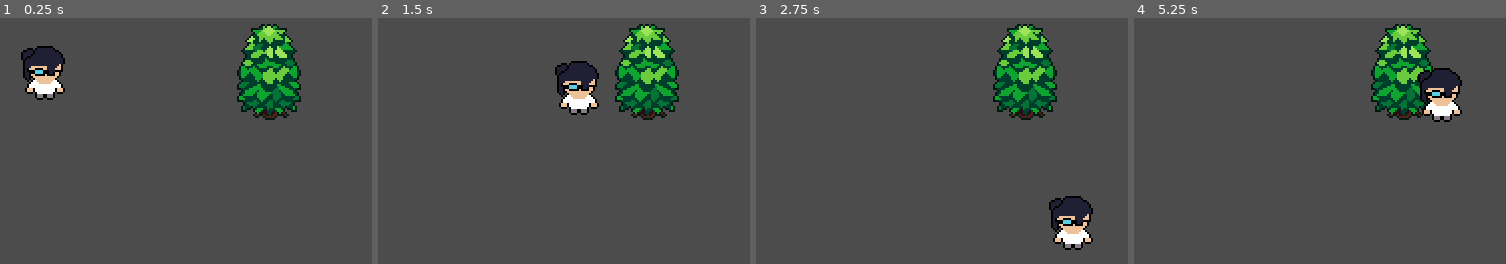
Above: before the commit, frames 1-4 (left to right).
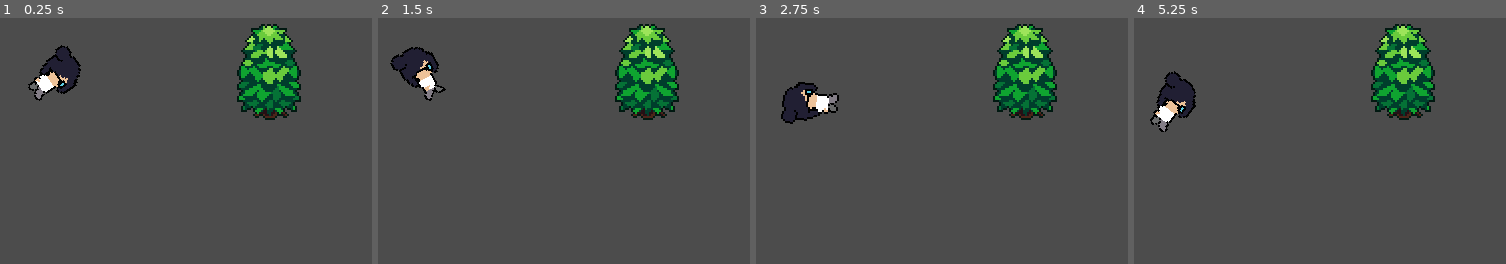
Above: after the commit, the same moments.

Repository: rafflezs/testActionRpg
Game: Godot game, scene res://World.tscn
Same seed, same stepped clock (60 frames per second), same inputs: the game is played once before the commit and once after it.
Inputs (mouse positions are in pixels of both pictures, inside the frame that each line leads up to):
- Up to frame 1 (0.25 s): no input
- Up to frame 2 (1.5 s): tap Enter at 0.5 s; move the mouse to (571, 84) at 0.52 s; hold Right (ui_right) 0.53-1.28 s; move the mouse to (outside the picture) at 1.27 s; hold Down (ui_down) from 1.28 s (still down)
- Up to frame 3 (2.75 s): move the mouse to (871, 22) at 2.02 s; release Down (ui_down) at 2.03 s; hold Right (ui_right) from 2.03 s (still down)
- Up to frame 4 (5.25 s): move the mouse to (1152, 175) at 2.77 s; release Right (ui_right) at 2.78 s; hold Up (ui_up) 2.78-3.53 s; move the mouse to (1379, 158) at 3.52 s; hold Left (ui_left) 3.53-5.03 s; move the mouse to (outside the picture) at 4.27 s; move the mouse to (1219, 104) at 5.02 s; hold Down (ui_down) from 5.03 s (still down)

The runs differ from the first frame. In frame 1, 2.3% of the frame differs, in the area x 5-22%, y 10-34%; in frame 2, 3.7%; in frame 3, 3.8%, in the area x 6-91%, y 26-95%; in frame 4, 3.8%.

Commit message:
Rebuilding the sprite system

Diff:
--- a/Player/Player.gd
+++ b/Player/Player.gd
@@ -2,14 +2,16 @@
 
 const FRICTION = 500
 const ACCELERATION = 500
-const MAX_SPEED = 100
+const MAX_SPEED = 95
 var velocity = Vector2.ZERO
+
+onready var animation_player = $AnimationPlayer
 
 func _physics_process(delta):
 
 	var _input_vector = Vector2.ZERO
-	_input_vector.x = (Input.get_action_strength("ui_right") - Input.get_action_strength("ui_left"))
-	_input_vector.y = (Input.get_action_strength("ui_down") - Input.get_action_strength("ui_up"))
+	_input_vector.x = (Input.get_action_strength("right") - Input.get_action_strength("left"))
+	_input_vector.y = (Input.get_action_strength("down") - Input.get_action_strength("up"))
 	_input_vector = _input_vector.normalized()
 
 	if _input_vector != Vector2.ZERO:
@@ -18,3 +20,12 @@
 		velocity = velocity.move_toward(Vector2.ZERO, FRICTION * delta)
 
 	velocity = move_and_slide(velocity)
+
+	var mouse_position = get_viewport().get_mouse_position()
+	var direction = (mouse_position - self.position).normalized()
+	var new_angle = PI + atan2(direction.y, direction.x)
+	self.rotation = new_angle
+
+	$Sprite.look_at(get_global_mouse_position())
+	$Sprite.rotation -= PI
+	$Sprite.rotation = new_angle
--- a/Player/Player.tscn
+++ b/Player/Player.tscn
@@ -1,21 +1,215 @@
-[gd_scene load_steps=4 format=2]
-
-[ext_resource path="res://Player/Sprite-0002.png" type="Texture" id=1]
+[gd_scene load_steps=22 format=2]
+
+[ext_resource path="res://Player/JocelynWalk.png" type="Texture" id=1]
 [ext_resource path="res://Player/Player.gd" type="Script" id=2]
 
 [sub_resource type="CapsuleShape2D" id=1]
 radius = 7.90912
-height = 3.22837
+height = 7.17655
+
+[sub_resource type="Animation" id=2]
+resource_name = "Idle_Down"
+length = 0.1
+tracks/0/type = "value"
+tracks/0/path = NodePath("Sprite:frame")
+tracks/0/interp = 1
+tracks/0/loop_wrap = true
+tracks/0/imported = false
+tracks/0/enabled = true
+tracks/0/keys = {
+"times": PoolRealArray( 0 ),
+"transitions": PoolRealArray( 1 ),
+"update": 1,
+"values": [ 0 ]
+}
+
+[sub_resource type="Animation" id=8]
+resource_name = "Idle_Left"
+length = 0.1
+tracks/0/type = "value"
+tracks/0/path = NodePath("Sprite:frame")
+tracks/0/interp = 1
+tracks/0/loop_wrap = true
+tracks/0/imported = false
+tracks/0/enabled = true
+tracks/0/keys = {
+"times": PoolRealArray( 0 ),
+"transitions": PoolRealArray( 1 ),
+"update": 1,
+"values": [ 15 ]
+}
+
+[sub_resource type="Animation" id=3]
+resource_name = "Idle_Right"
+length = 0.1
+tracks/0/type = "value"
+tracks/0/path = NodePath("Sprite:frame")
+tracks/0/interp = 1
+tracks/0/loop_wrap = true
+tracks/0/imported = false
+tracks/0/enabled = true
+tracks/0/keys = {
+"times": PoolRealArray( 0 ),
+"transitions": PoolRealArray( 1 ),
+"update": 1,
+"values": [ 5 ]
+}
+
+[sub_resource type="Animation" id=9]
+resource_name = "Idle_Up"
+length = 0.1
+tracks/0/type = "value"
+tracks/0/path = NodePath("Sprite:frame")
+tracks/0/interp = 1
+tracks/0/loop_wrap = true
+tracks/0/imported = false
+tracks/0/enabled = true
+tracks/0/keys = {
+"times": PoolRealArray( 0 ),
+"transitions": PoolRealArray( 1 ),
+"update": 1,
+"values": [ 10 ]
+}
+
+[sub_resource type="Animation" id=4]
+resource_name = "Walk_Down"
+length = 0.5
+loop = true
+tracks/0/type = "value"
+tracks/0/path = NodePath("Sprite:frame")
+tracks/0/interp = 1
+tracks/0/loop_wrap = true
+tracks/0/imported = false
+tracks/0/enabled = true
+tracks/0/keys = {
+"times": PoolRealArray( 0, 0.1, 0.2, 0.3, 0.4 ),
+"transitions": PoolRealArray( 1, 1, 1, 1, 1 ),
+"update": 1,
+"values": [ 1, 2, 3, 2, 0 ]
+}
+
+[sub_resource type="Animation" id=5]
+resource_name = "Walk_Left"
+length = 0.5
+loop = true
+tracks/0/type = "value"
+tracks/0/path = NodePath("Sprite:frame")
+tracks/0/interp = 1
+tracks/0/loop_wrap = true
+tracks/0/imported = false
+tracks/0/enabled = true
+tracks/0/keys = {
+"times": PoolRealArray( 0, 0.1, 0.2, 0.3, 0.4 ),
+"transitions": PoolRealArray( 1, 1, 1, 1, 1 ),
+"update": 1,
+"values": [ 16, 17, 18, 17, 15 ]
+}
+
+[sub_resource type="Animation" id=6]
+resource_name = "Walk_Right"
+length = 0.5
+loop = true
+tracks/0/type = "value"
+tracks/0/path = NodePath("Sprite:frame")
+tracks/0/interp = 1
+tracks/0/loop_wrap = true
+tracks/0/imported = false
+tracks/0/enabled = true
+tracks/0/keys = {
+"times": PoolRealArray( 0, 0.1, 0.2, 0.3, 0.4 ),
+"transitions": PoolRealArray( 1, 1, 1, 1, 1 ),
+"update": 1,
+"values": [ 6, 7, 8, 7, 5 ]
+}
+
+[sub_resource type="Animation" id=7]
+resource_name = "Walk_Up"
+length = 0.5
+loop = true
+tracks/0/type = "value"
+tracks/0/path = NodePath("Sprite:frame")
+tracks/0/interp = 1
+tracks/0/loop_wrap = true
+tracks/0/imported = false
+tracks/0/enabled = true
+tracks/0/keys = {
+"times": PoolRealArray( 0, 0.1, 0.2, 0.3, 0.4 ),
+"transitions": PoolRealArray( 1, 1, 1, 1, 1 ),
+"update": 1,
+"values": [ 11, 12, 13, 12, 10 ]
+}
+
+[sub_resource type="AnimationNodeAnimation" id=10]
+animation = "Idle_Down"
+
+[sub_resource type="AnimationNodeAnimation" id=11]
+animation = "Idle_Left"
+
+[sub_resource type="AnimationNodeAnimation" id=12]
+animation = "Idle_Right"
+
+[sub_resource type="AnimationNodeAnimation" id=13]
+animation = "Idle_Up"
+
+[sub_resource type="AnimationNodeAnimation" id=14]
+animation = "Walk_Down"
+
+[sub_resource type="AnimationNodeAnimation" id=15]
+animation = "Walk_Left"
+
+[sub_resource type="AnimationNodeAnimation" id=16]
+animation = "Walk_Right"
+
+[sub_resource type="AnimationNodeAnimation" id=17]
+animation = "Walk_Up"
+
+[sub_resource type="AnimationNodeStateMachine" id=18]
+states/Idle_Down/node = SubResource( 10 )
+states/Idle_Down/position = Vector2( 645, 45 )
+states/Idle_Left/node = SubResource( 11 )
+states/Idle_Left/position = Vector2( 874, 45 )
+states/Idle_Right/node = SubResource( 12 )
+states/Idle_Right/position = Vector2( 431, 45 )
+states/Idle_Up/node = SubResource( 13 )
+states/Idle_Up/position = Vector2( 214, 45 )
+states/Walk_Down/node = SubResource( 14 )
+states/Walk_Down/position = Vector2( 645, 154 )
+states/Walk_Left/node = SubResource( 15 )
+states/Walk_Left/position = Vector2( 874, 154 )
+states/Walk_Right/node = SubResource( 16 )
+states/Walk_Right/position = Vector2( 431, 154 )
+states/Walk_Up/node = SubResource( 17 )
+states/Walk_Up/position = Vector2( 214, 154 )
+start_node = "Idle_Up"
+
+[sub_resource type="AnimationNodeStateMachinePlayback" id=19]
 
 [node name="Player" type="KinematicBody2D"]
 script = ExtResource( 2 )
 
 [node name="Sprite" type="Sprite" parent="."]
-position = Vector2( 0, -8 )
+position = Vector2( 1, -8 )
 texture = ExtResource( 1 )
-hframes = 3
-vframes = 3
+hframes = 20
+frame = 13
 
 [node name="CollisionShape2D" type="CollisionShape2D" parent="."]
-position = Vector2( -0.208344, -7.99805 )
+position = Vector2( 0.123095, -8.77542 )
 shape = SubResource( 1 )
+
+[node name="AnimationPlayer" type="AnimationPlayer" parent="."]
+autoplay = "Walk_Right"
+anims/Idle_Down = SubResource( 2 )
+anims/Idle_Left = SubResource( 8 )
+anims/Idle_Right = SubResource( 3 )
+anims/Idle_Up = SubResource( 9 )
+anims/Walk_Down = SubResource( 4 )
+anims/Walk_Left = SubResource( 5 )
+anims/Walk_Right = SubResource( 6 )
+anims/Walk_Up = SubResource( 7 )
+
+[node name="AnimationTree" type="AnimationTree" parent="."]
+tree_root = SubResource( 18 )
+anim_player = NodePath("../AnimationPlayer")
+active = true
+parameters/playback = SubResource( 19 )
--- a/project.godot
+++ b/project.godot
@@ -22,6 +22,29 @@
 window/size/test_height=720
 window/stretch/mode="2d"
 
+[input]
+
+up={
+"deadzone": 0.5,
+"events": [ Object(InputEventKey,"resource_local_to_scene":false,"resource_name":"","device":0,"alt":false,"shift":false,"control":false,"meta":false,"command":false,"pressed":false,"scancode":87,"unicode":0,"echo":false,"script":null)
+ ]
+}
+down={
+"deadzone": 0.5,
+"events": [ Object(InputEventKey,"resource_local_to_scene":false,"resource_name":"","device":0,"alt":false,"shift":false,"control":false,"meta":false,"command":false,"pressed":false,"scancode":83,"unicode":0,"echo":false,"script":null)
+ ]
+}
+left={
+"deadzone": 0.5,
+"events": [ Object(InputEventKey,"resource_local_to_scene":false,"resource_name":"","device":0,"alt":false,"shift":false,"control":false,"meta":false,"command":false,"pressed":false,"scancode":65,"unicode":0,"echo":false,"script":null)
+ ]
+}
+right={
+"deadzone": 0.5,
+"events": [ Object(InputEventKey,"resource_local_to_scene":false,"resource_name":"","device":0,"alt":false,"shift":false,"control":false,"meta":false,"command":false,"pressed":false,"scancode":68,"unicode":0,"echo":false,"script":null)
+ ]
+}
+
 [physics]
 
 common/enable_pause_aware_picking=true
Binary file added: Player/JocelynWalk.png
Not shown, added: Player/JocelynWalk.png.import
